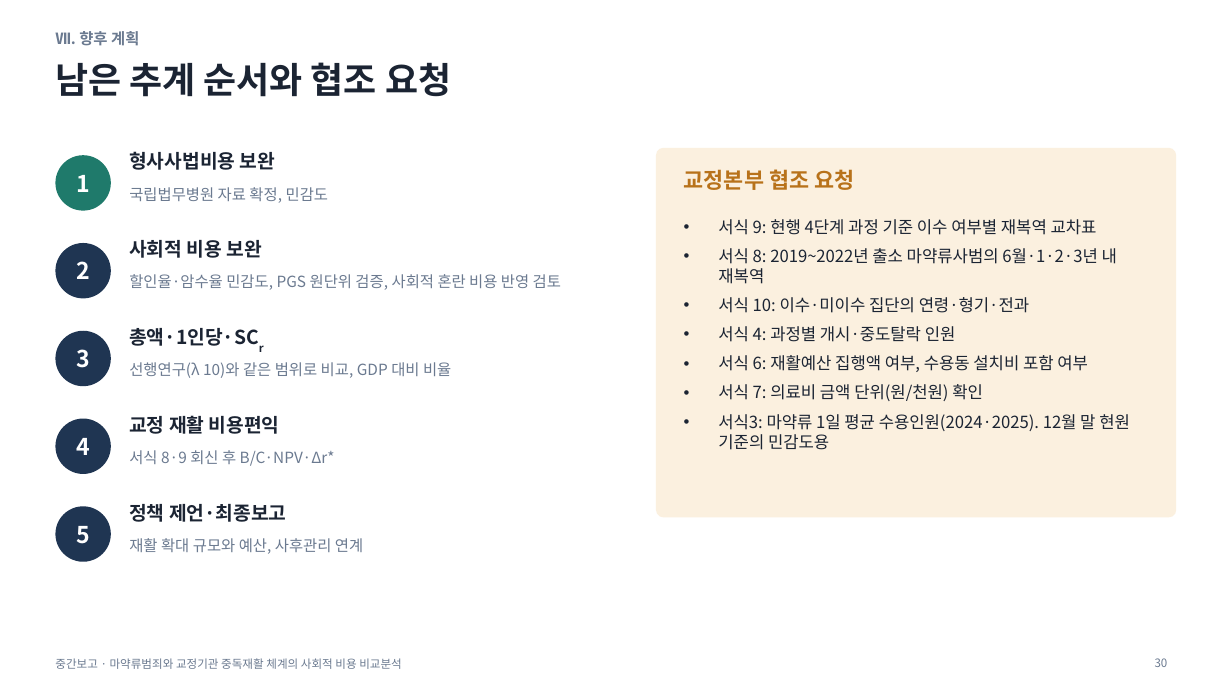
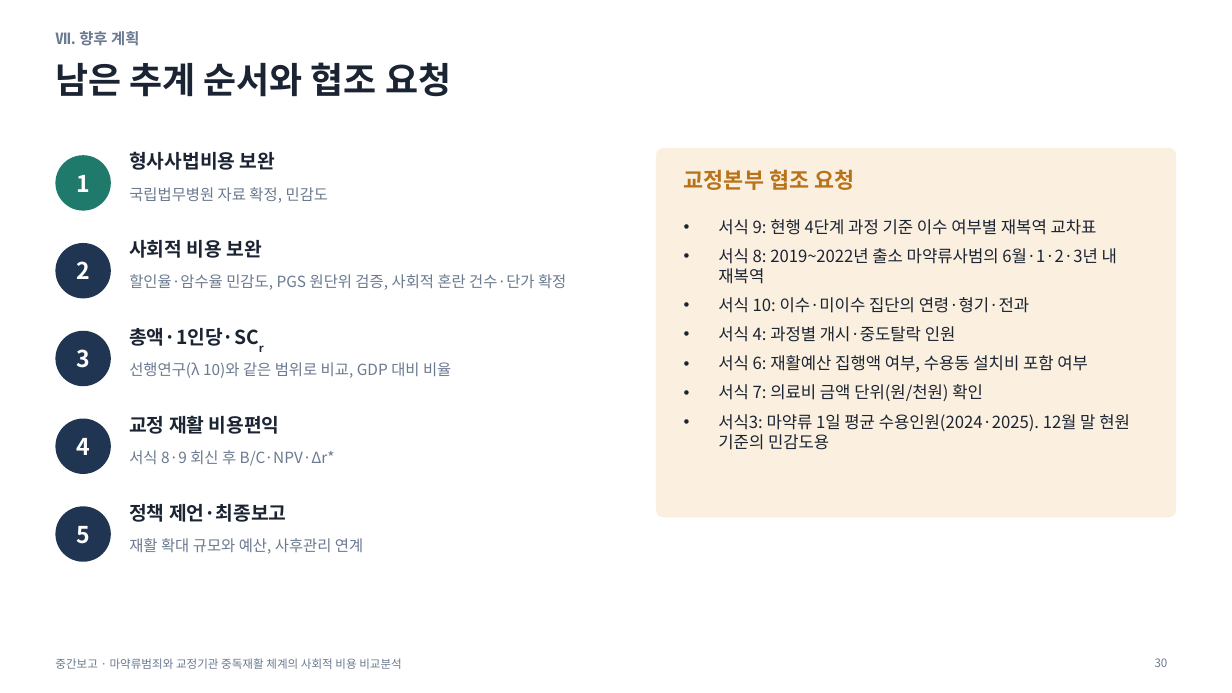
Before and after one commit to adminmrobo/drug-crime-social-cost, a slide deck: slide 30 of deliverables/중간보고_마약류사회적비용.pptx. Drawn at 1232x693 pixels with LibreOffice and Linux fonts; fonts in the diff are those of the drawing. Boxes give left, top, right and bottom in pixels: in the first picture for what was removed or moved away, otherwise in the second. Text is boxed around its words. In the diff, an @@ line names an element or a change of style, - is before the commit and + after.

Commit message:
사회적 혼란·기타 반영(2024 확정), 2025년 시산판 요약본·슬라이드·엑셀 추가

```diff
--- a/deliverables/중간보고_마약류사회적비용.pptx
+++ b/deliverables/중간보고_마약류사회적비용.pptx
@@ text at box(129, 274, 566, 290): text changed @@
-할인율·암수율 민감도, PGS 원단위 검증, 사회적 혼란 비용 반영 검토
+할인율·암수율 민감도, PGS 원단위 검증, 사회적 혼란 건수·단가 확정
```
Also in this commit, not shown: 12 other slides changed, 14 other files.
